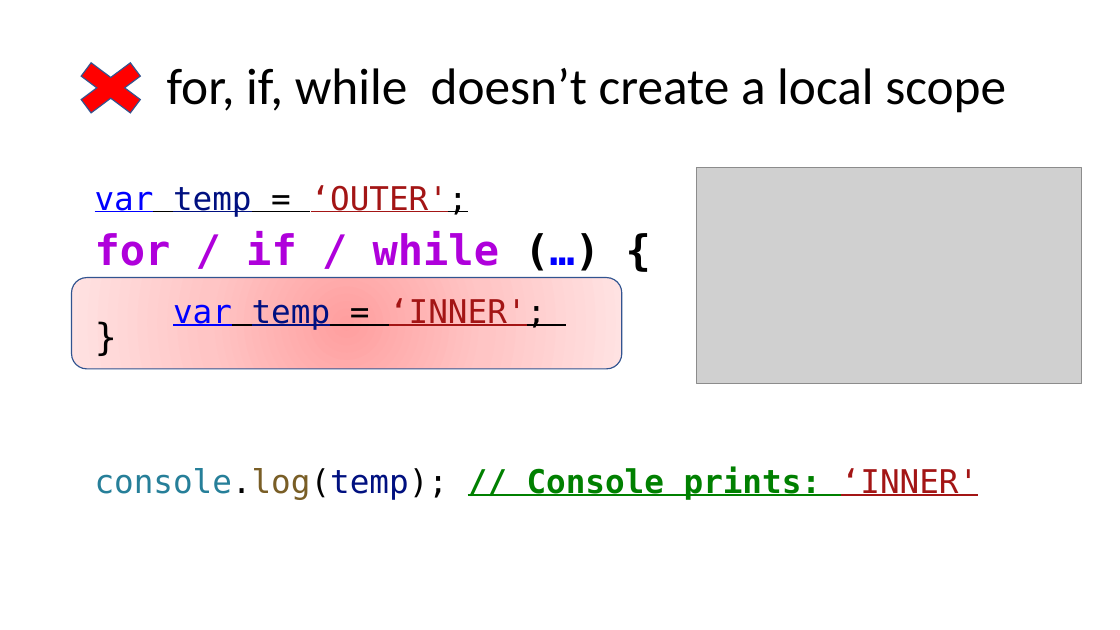
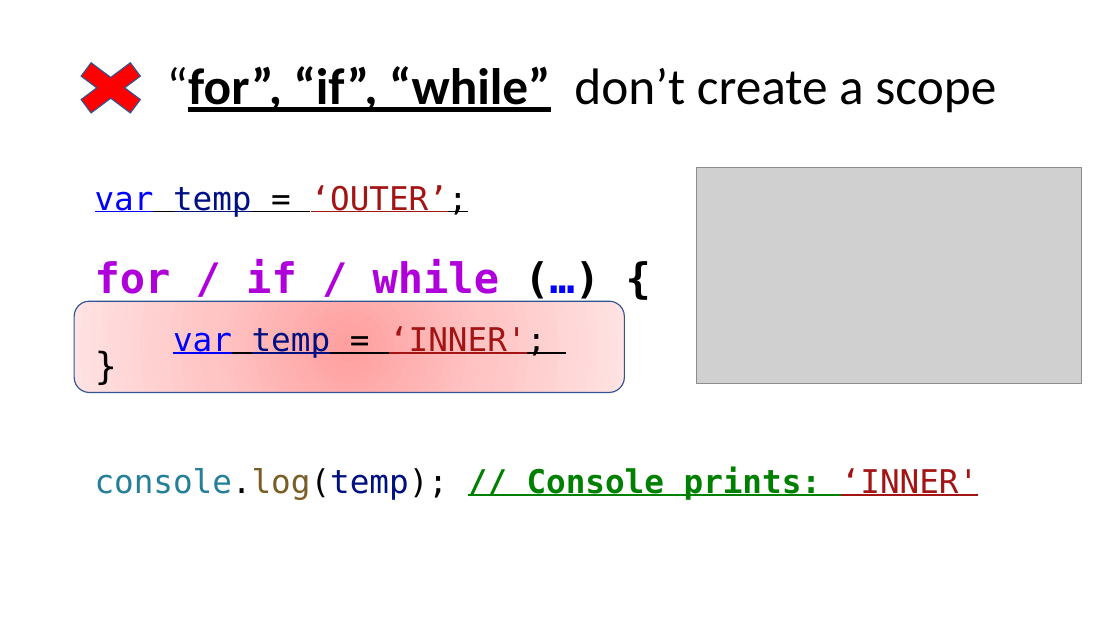
Before and after one commit to dankrz/JsTraining, a slide deck: slide 7 of JsTraining-presentation/JS Training.pptx. Drawn at 1120x630 pixels with LibreOffice and Linux fonts; fonts in the diff are those of the drawing; grey boxes stand for pictures. Boxes give left, top, right and bottom in pixels: in the first picture for what was removed or moved away, otherwise in the second. Text is boxed around its words. In the diff, an @@ line names an element or a change of style, - is before the commit and + after.

```diff
--- a/JsTraining-presentation/JS Training.pptx
+++ b/JsTraining-presentation/JS Training.pptx
@@ title at [167,66,996,113]: text changed @@
-for, if, while doesn’t create a local scope
+“for”, “if”, “while” don’t create a scope
@@ text at [95,185,468,217]: text changed @@
-var temp = ‘OUTER';
+var temp = ‘OUTER’;
@@ rounded rectangle: place and size @@
-rounded rectangle at [71,277,622,369]
+rounded rectangle at [74,302,624,393]
```
Also in this commit, not shown: 11 other slides changed, 8 slides added, 2 slides removed, 13 other files.
